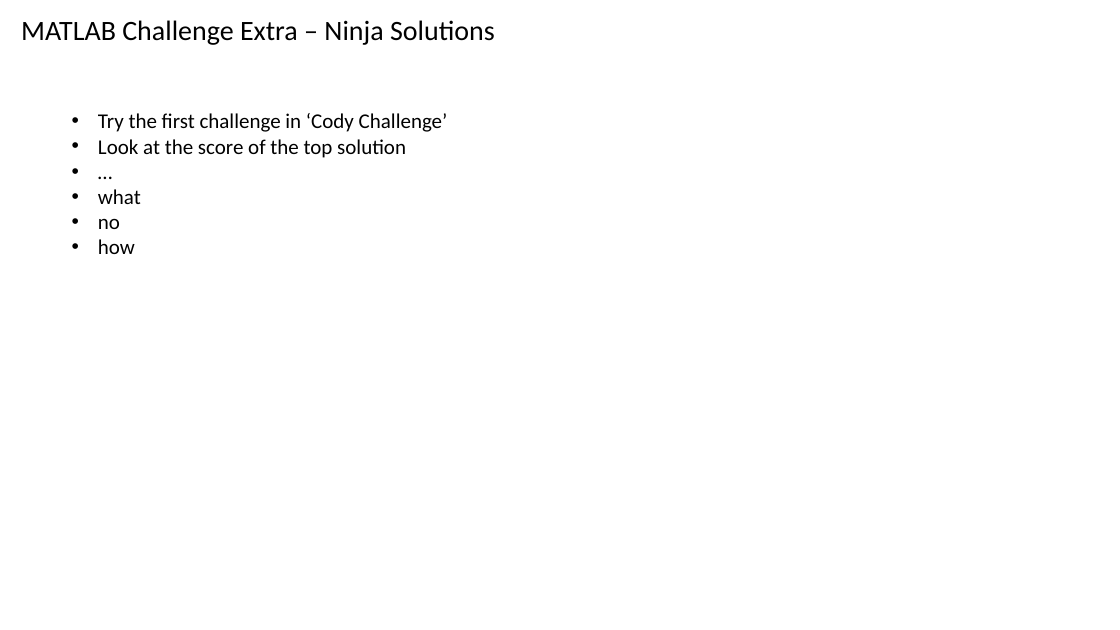
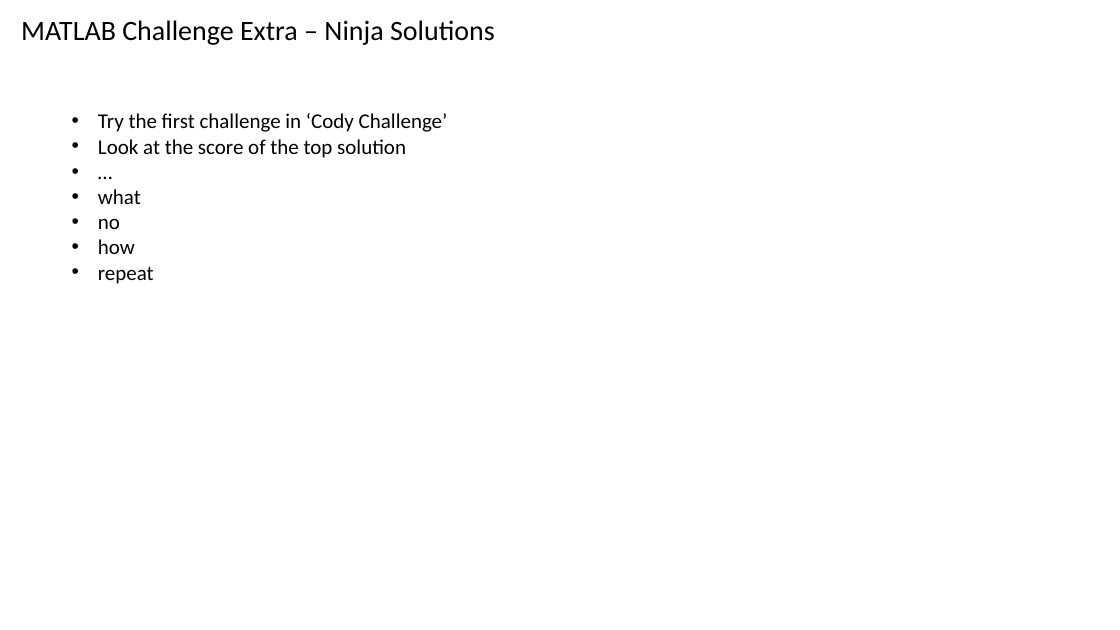
Before and after one commit to np-crick/matlab-intro, a slide deck: slide 41 of Presentation/MATLAB Programming.pptm (slide 42 before the commit). Drawn at 1120x630 pixels with LibreOffice and Linux fonts; fonts in the diff are those of the drawing. Boxes give left, top, right and bottom in pixels: in the first picture for what was removed or moved away, otherwise in the second. Text is boxed around its words. In the diff, an @@ line names an element or a change of style, - is before the commit and + after.

```diff
--- a/Presentation/MATLAB Programming.pptm
+++ b/Presentation/MATLAB Programming.pptm
@@ text at (98,266,154,284): paragraph added @@
+• repeat
```
Also in this commit, not shown: 1 slide removed.
